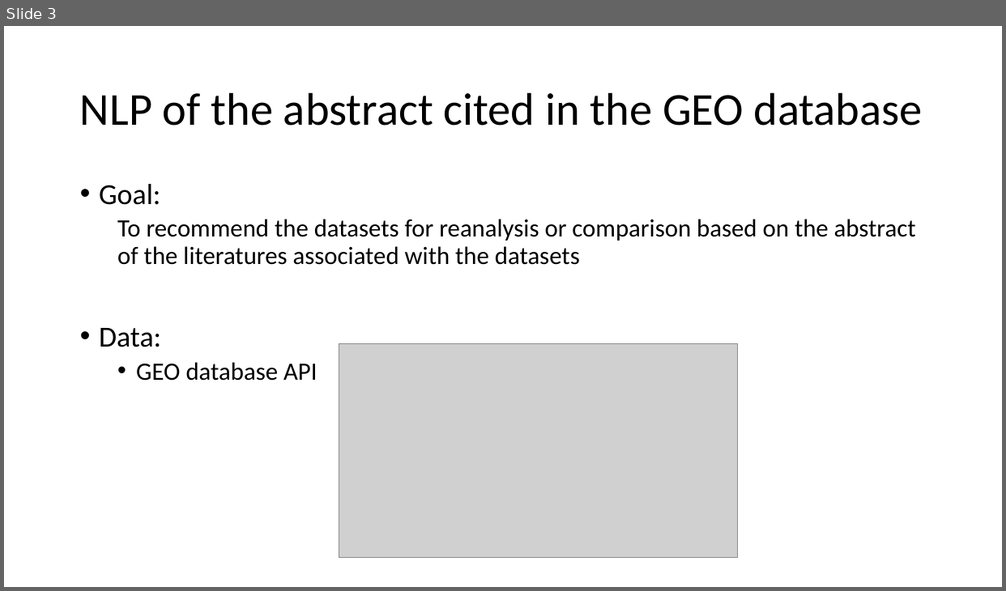
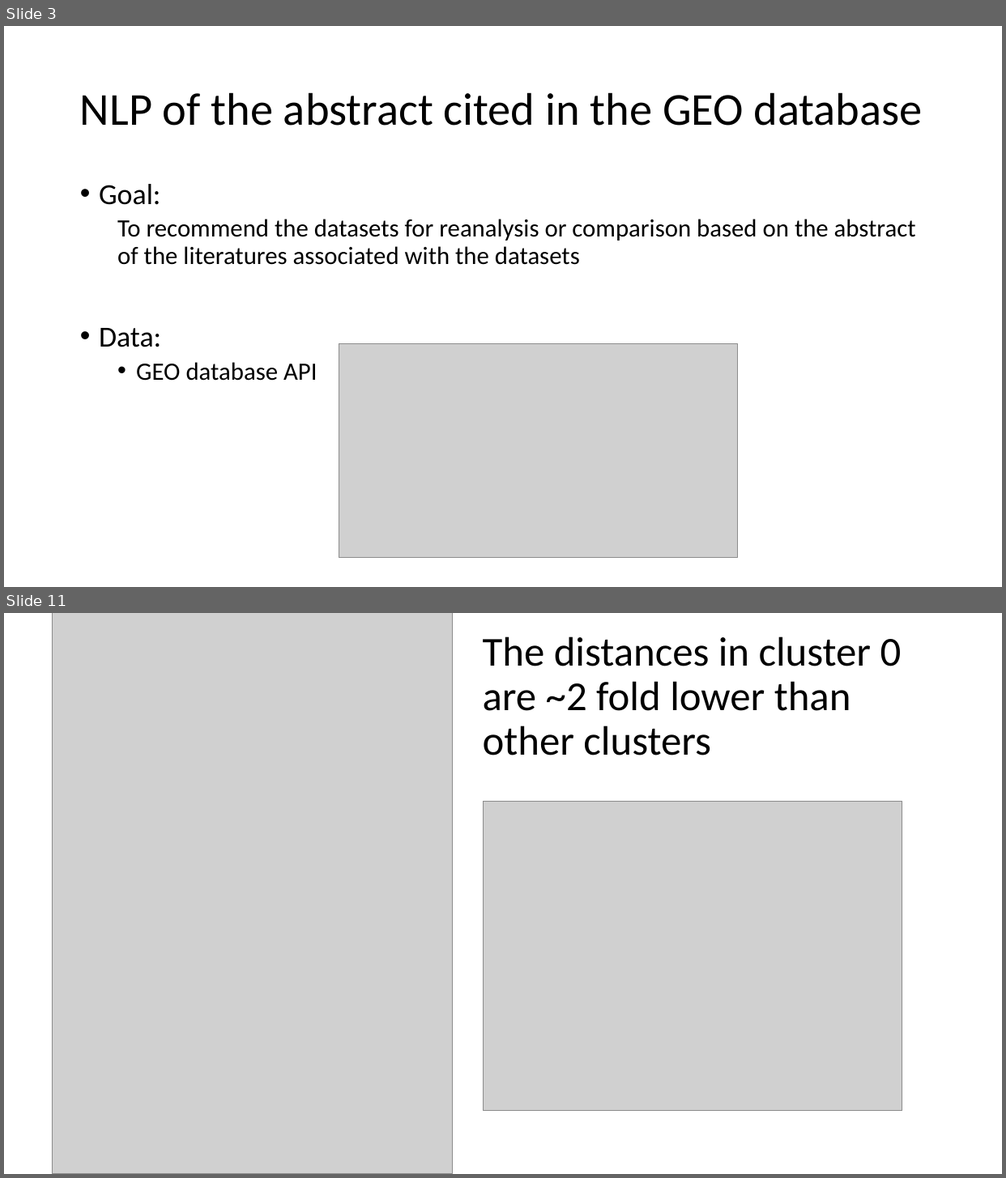
Before and after one commit to chiouNT/Metis_project_5, a slide deck: NLP.pptx. Shown one above the other, each under a label of ours: slide 3 before the commit, slides 3 and 11 after it; the slides between them are not shown. The pictures are 1006x591 and 1006x1178 pixels, drawn with LibreOffice and Linux fonts; fonts in the diff are those of the drawing; grey boxes stand for pictures. Boxes give left, top, right and bottom in pixels: in the first picture for what was removed or moved away, otherwise in the second. Text is boxed around its words. In the diff, an @@ line names an element or a change of style, - is before the commit and + after.

```diff
--- a/NLP.pptx
+++ b/NLP.pptx
@@ slide 11 added at <box>4,613,1002,1174</box>, background #FFFFFF @@
@@ picture added at <box>52,613,452,1174</box> @@
@@ title added at <box>483,636,901,756</box>, 39.6 pt, text #000000 @@
+The distances in cluster 0 are ~2 fold lower than other clusters
@@ picture added at <box>484,801,902,1111</box> @@
```
Also in this commit, not shown: 9 slides changed, 2 other slides added, 19 other files.
